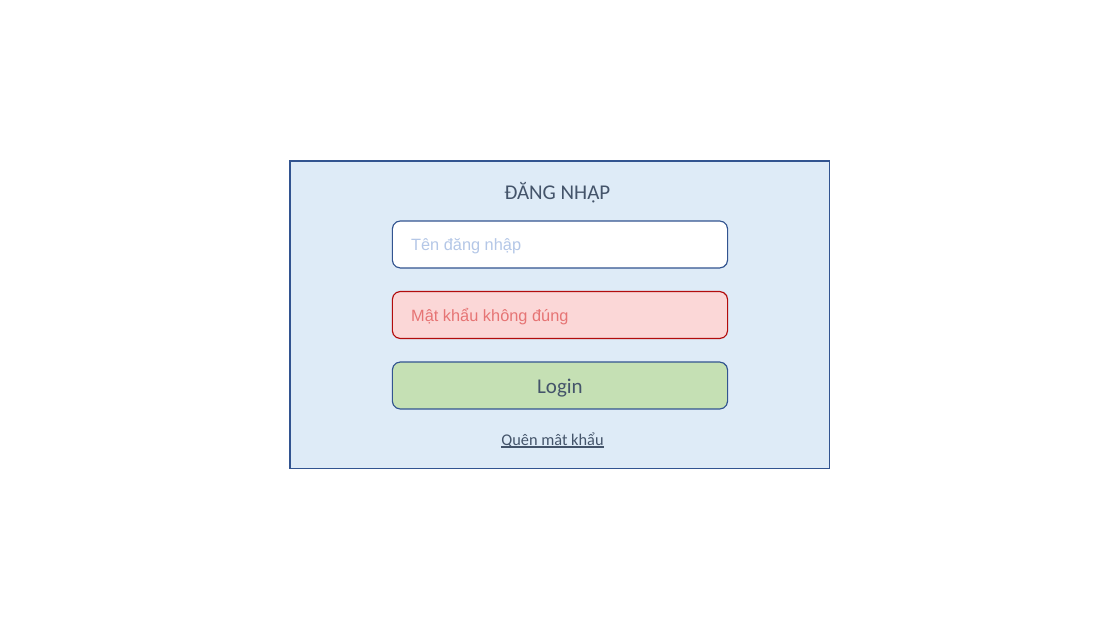
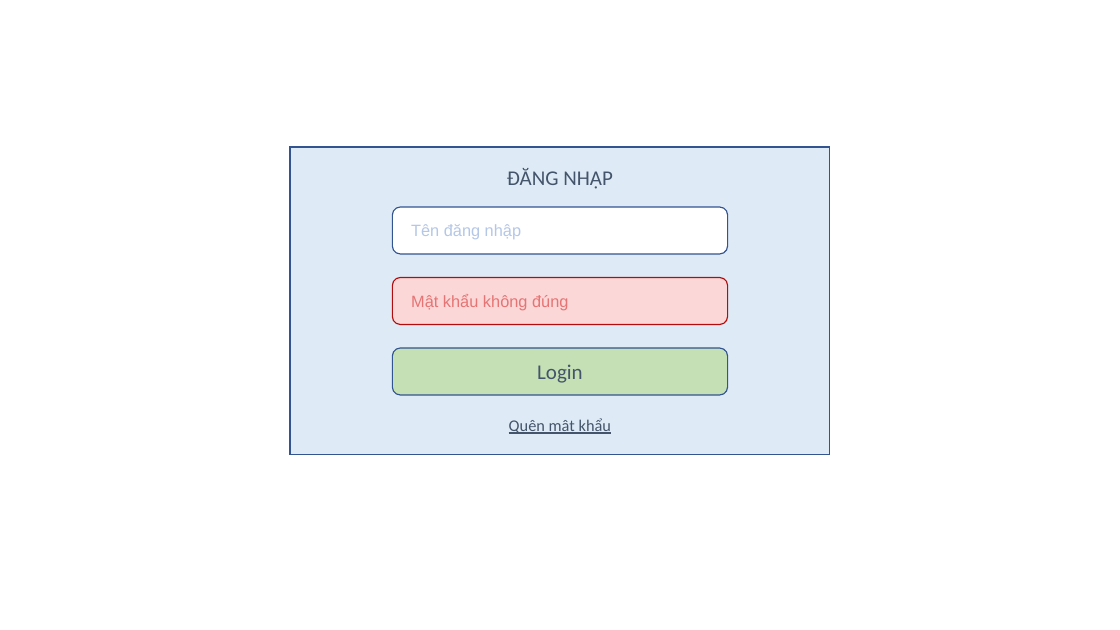
Before and after one commit to hieu193/phac-thao-zalo-marketing, a slide deck: slide 3 of login.pptx. Drawn at 1120x630 pixels with LibreOffice and Linux fonts; fonts in the diff are those of the drawing; background and template pictures are left out. Boxes give left, top, right and bottom in pixels: in the first picture for what was removed or moved away, otherwise in the second. Text is boxed around its words. In the diff, an @@ line names an element or a change of style, - is before the commit and + after.

```diff
--- a/login.pptx
+++ b/login.pptx
@@ text "ĐĂNG NHẬP" at (507,168,613,189): alignment left to centre @@
@@ 4 texts, 3 rounded rectangles, 1 rectangle: place and size @@
-4 texts, 3 rounded rectangles, 1 rectangle at (290,161,830,469)
+4 texts, 3 rounded rectangles, 1 rectangle at (290,147,830,455)
@@ text "Quên mật khẩu" at (509,418,611,434): alignment left to centre @@
```
Also in this commit, not shown: 2 other slides changed, 1 slide removed.
